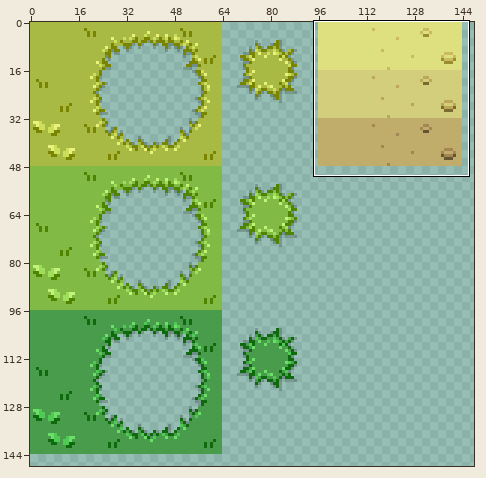
File history of a pixel-art file, environment/assets/grass-tileset-16x16.aseprite. Above: a wide view before the commit, with the close-up outlined.
Close-up. Before:
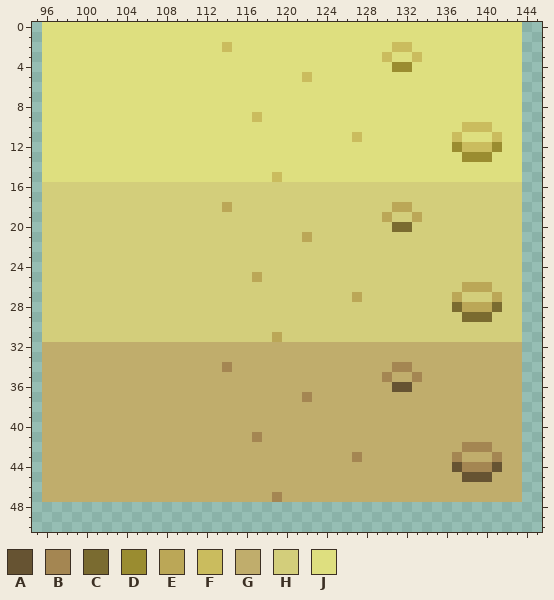
256x256 pixels, 1 frame. Shown: x 95..145, y 0..50. The wide view leaves out empty margins.
Palette (. is transparent): A #665332  B #a48652  C #7a6b30  D #9a8c30  E #bba757  F #cabc5e  G #c0ad6c  H #d3ce7b  J #dedf7f
After the commit:
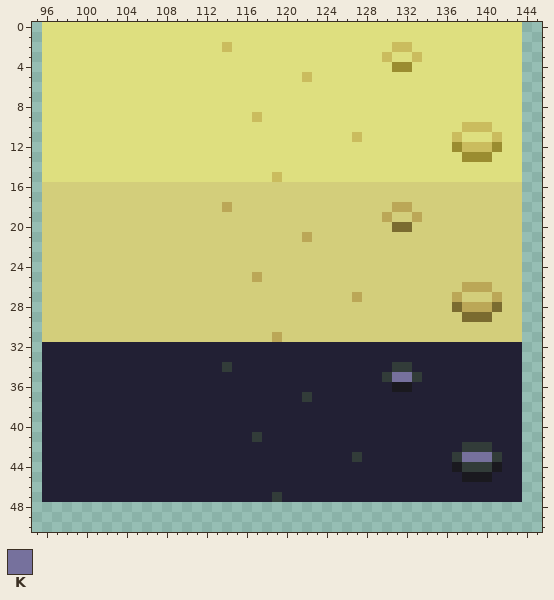
Colours new in this view: K #76719d
Edits made:
colour A: #665332 -> #1a191f
colour B: #a48652 -> #323c39
colour G: #c0ad6c -> #222034
Changed rows in their new state; - is a pixel that keeps its letter.
first column x 131:
35 KK
first column x 138:
43 KKK
Where, in picture pixels (left, top, right, bottom), the same in both close-ups:
changed: (42, 342, 522, 502)
